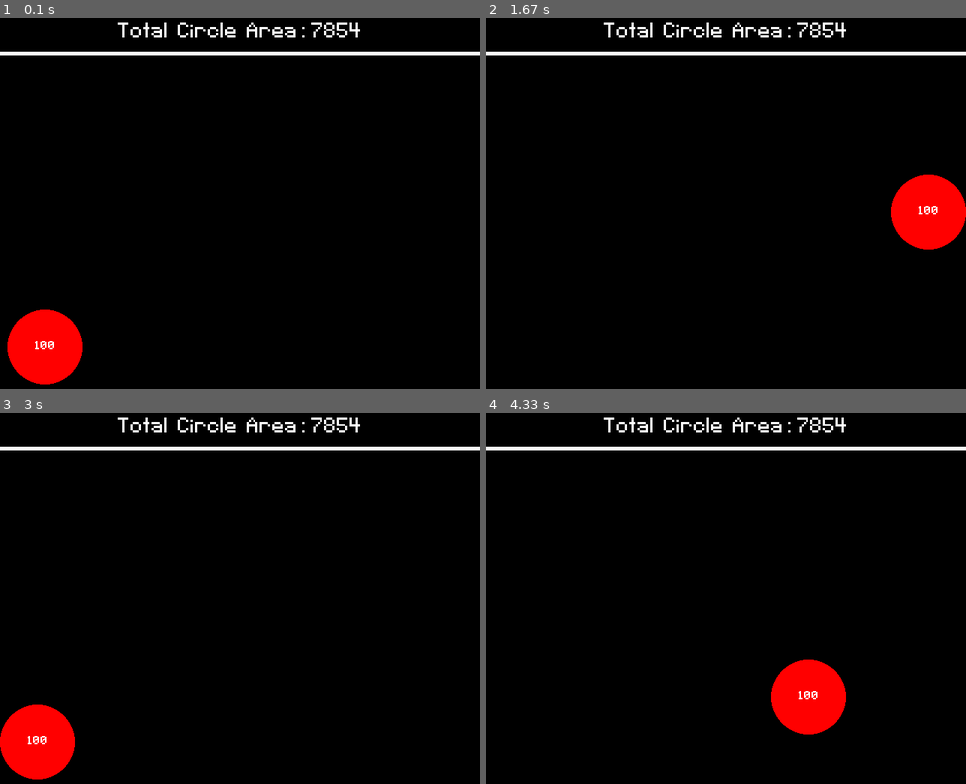
Above: before the commit, frames 1-4 (two rows, left to right).
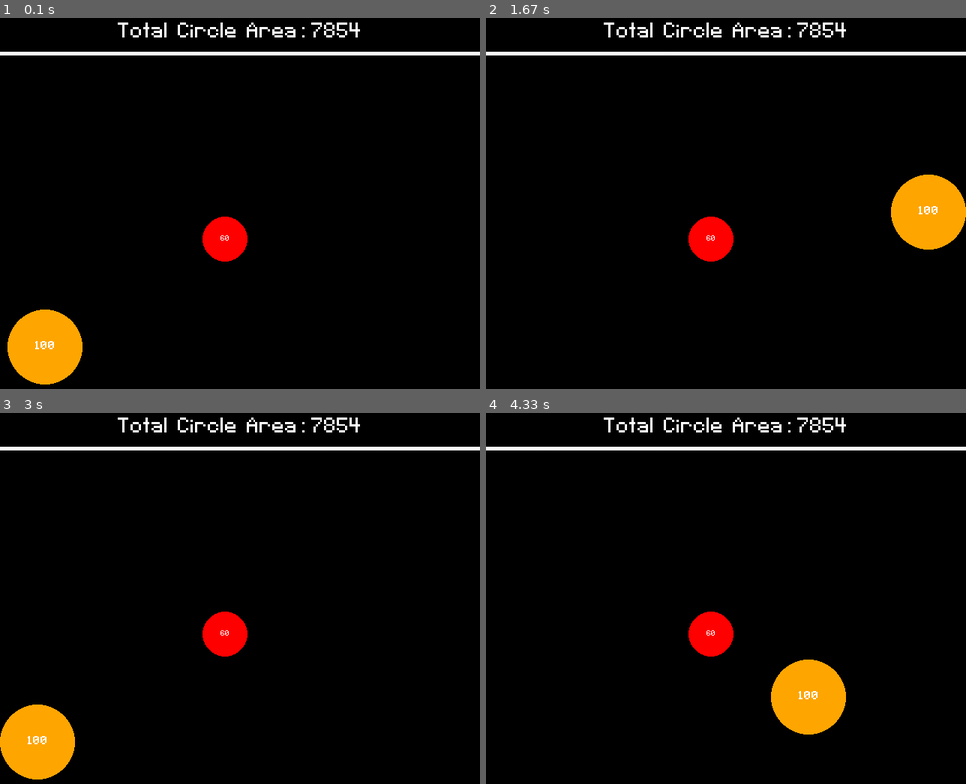
Above: after the commit, the same moments.

Repository: NedzadDonlagic04/pygame-prototype-agario
Game: pygame game, started from main.py
Same seed, same stepped clock (60 frames per second), same inputs: the game is played once before the commit and once after it.
Inputs:
- Up to frame 1 (0.1 s): no input
- Up to frame 2 (1.67 s): hold D 0.33-0.8 s; hold W 0.83-1.13 s; hold D 1.17-1.63 s
- Up to frame 3 (3 s): hold A 1.67-2.2 s; hold S 2.23-2.53 s; hold A 2.57-2.97 s
- Up to frame 4 (4.33 s): hold W 3-3.37 s; hold D 3.4-4.03 s; hold S from 4.07 s (still down)

The runs differ from the first frame. In frame 1, 3.3% of the frame differs, in the area x 1-52%, y 53-99%; in frame 2, 3.3%; in frame 3, 3.3%; in frame 4, 3.3%.

Commit message:
Implemented enemy class

Diff:
--- a/main.py
+++ b/main.py
@@ -20,8 +20,13 @@
 
         circle_radius = 50
         offsetX, offsetY = 10, 10
+        player_color = 'orange'
 
-        self.PLAYER = Player(circle_radius, 'red', (circle_radius + offsetX, height - circle_radius - offsetY), width, height)
+        self.PLAYER = Player(circle_radius, player_color, (circle_radius + offsetX, height - circle_radius - offsetY), width, height)
+
+        e_circle_radius = 30
+        enemy_color = 'red'
+        self.ENEMIES = [Enemy(e_circle_radius, enemy_color, (300, 300))]
 
     def quit(self):
         pygame.quit()
@@ -35,6 +40,9 @@
 
             self.SCREEN.fill(self.BG_COLOR)
 
+            for ENEMY in self.ENEMIES:
+                ENEMY.draw(self.SCREEN)
+
             self.PLAYER.update()
             self.PLAYER.draw(self.SCREEN)
 
